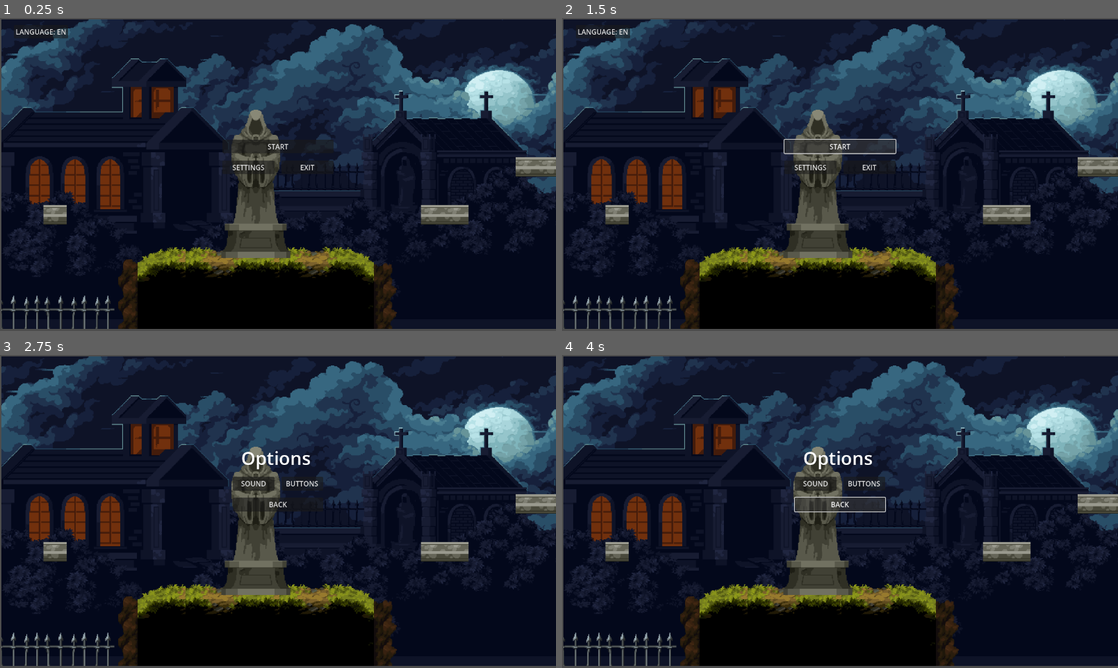
Above: before the commit, frames 1-4 (two rows, left to right).
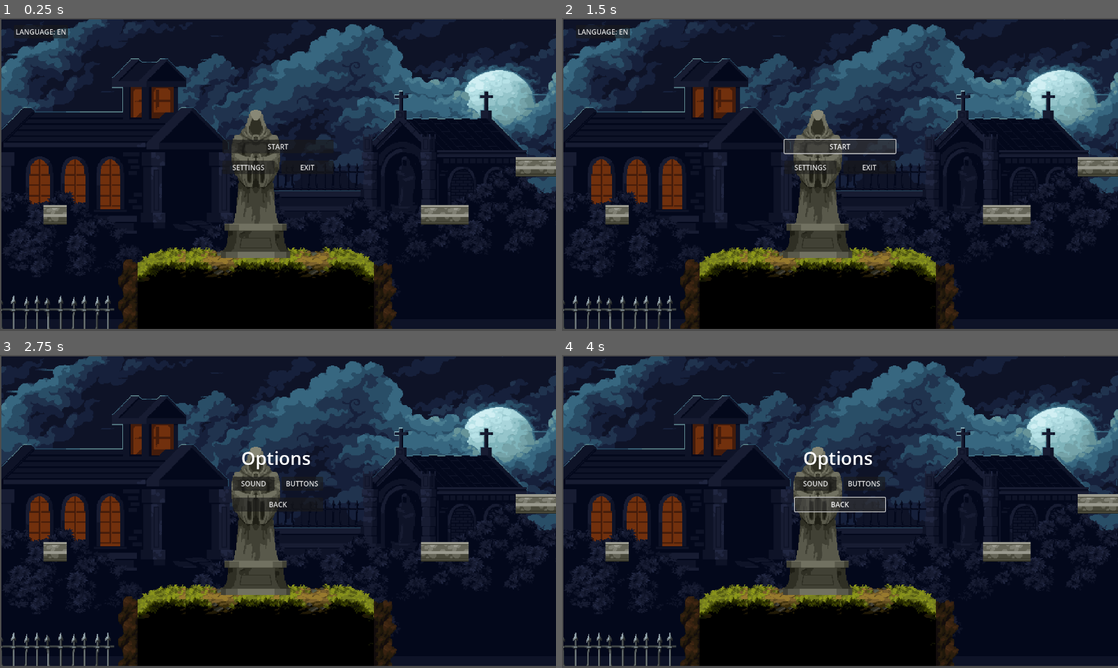
Above: after the commit, the same moments.

Repository: Raphaeldk4/IntoDarkness
Game: Godot game, scene res://scenes/main_menu.tscn
Two runs of this game, one before a commit and one after it. Both use one fixed random seed, a clock stepped at 60 frames per second and the inputs below.
Inputs:
- Up to frame 1 (0.25 s): no input
- Up to frame 2 (1.5 s): click "START" at 0.5 s; click "START" at 1.25 s
- Up to frame 3 (2.75 s): click "SETTINGS" at 2 s
- Up to frame 4 (4 s): click "BUTTONS" at 2.75 s; click "BACK" at 3.5 s

The runs differ from the first frame. In frame 1, 0.3% of the frame differs, in the area x 0-100%, y 0-100%; in frame 2, 0.3%; in frame 3, 0.3%; in frame 4, 0.3%.

Commit message:
Commit level design

Diff:
--- /dev/null
+++ b/Scripts/character.gd
@@ -0,0 +1,28 @@
+extends CharacterBody2D
+
+
+const SPEED = 200.0
+const JUMP_VELOCITY = -300.0
+
+# Get the gravity from the project settings to be synced with RigidBody nodes.
+var gravity = ProjectSettings.get_setting("physics/2d/default_gravity")
+
+
+func _physics_process(delta):
+	# Add the gravity.
+	if not is_on_floor():
+		velocity.y += gravity * delta
+
+	# Handle jump.
+	if Input.is_action_just_pressed("ui_accept") and is_on_floor():
+		velocity.y = JUMP_VELOCITY
+
+	# Get the input direction and handle the movement/deceleration.
+	# As good practice, you should replace UI actions with custom gameplay actions.
+	var direction = Input.get_axis("ui_left", "ui_right")
+	if direction:
+		velocity.x = direction * SPEED
+	else:
+		velocity.x = move_toward(velocity.x, 0, SPEED)
+
+	move_and_slide()
--- a/project.godot
+++ b/project.godot
@@ -25,3 +25,7 @@
 [internationalization]
 
 locale/translations=PackedStringArray("res://translate.en.translation", "res://translate.fr.translation")
+
+[rendering]
+
+textures/canvas_textures/default_texture_filter=0
--- /dev/null
+++ b/scenes/character.tscn
@@ -0,0 +1,58 @@
+[gd_scene load_steps=9 format=3 uid="uid://c3jedtts5u0cu"]
+
+[ext_resource type="Script" path="res://Scripts/character.gd" id="1_afxil"]
+[ext_resource type="Texture2D" uid="uid://7y16a72eqiyr" path="res://sprites/spriteSheet/knight.png" id="1_dirc2"]
+
+[sub_resource type="AtlasTexture" id="AtlasTexture_4q48q"]
+atlas = ExtResource("1_dirc2")
+region = Rect2(0, 0, 32, 32)
+
+[sub_resource type="AtlasTexture" id="AtlasTexture_sa33q"]
+atlas = ExtResource("1_dirc2")
+region = Rect2(32, 0, 32, 32)
+
+[sub_resource type="AtlasTexture" id="AtlasTexture_8gdi2"]
+atlas = ExtResource("1_dirc2")
+region = Rect2(64, 0, 32, 32)
+
+[sub_resource type="AtlasTexture" id="AtlasTexture_seqvl"]
+atlas = ExtResource("1_dirc2")
+region = Rect2(96, 0, 32, 32)
+
+[sub_resource type="SpriteFrames" id="SpriteFrames_4c3m5"]
+animations = [{
+"frames": [{
+"duration": 1.0,
+"texture": SubResource("AtlasTexture_4q48q")
+}, {
+"duration": 1.0,
+"texture": SubResource("AtlasTexture_sa33q")
+}, {
+"duration": 1.0,
+"texture": SubResource("AtlasTexture_8gdi2")
+}, {
+"duration": 1.0,
+"texture": SubResource("AtlasTexture_seqvl")
+}],
+"loop": true,
+"name": &"default",
+"speed": 8.0
+}]
+
+[sub_resource type="CapsuleShape2D" id="CapsuleShape2D_k3be2"]
+radius = 3.5
+height = 12.0
+
+[node name="CharacterBody2D" type="CharacterBody2D"]
+scale = Vector2(4, 4)
+script = ExtResource("1_afxil")
+
+[node name="AnimatedSprite2D" type="AnimatedSprite2D" parent="."]
+position = Vector2(0, -12)
+sprite_frames = SubResource("SpriteFrames_4c3m5")
+frame = 3
+frame_progress = 0.23778
+
+[node name="CollisionShape2D" type="CollisionShape2D" parent="."]
+position = Vector2(0, -6)
+shape = SubResource("CapsuleShape2D_k3be2")
--- /dev/null
+++ b/scenes/game.tscn
@@ -0,0 +1,384 @@
+[gd_scene load_steps=5 format=3 uid="uid://c5amppt33ypss"]
+
+[ext_resource type="PackedScene" uid="uid://c3jedtts5u0cu" path="res://scenes/character.tscn" id="1_ecv1y"]
+[ext_resource type="Texture2D" uid="uid://cc8kmeke3favg" path="res://sprites/Tileset/Tiles.png" id="2_qivbg"]
+
+[sub_resource type="TileSetAtlasSource" id="TileSetAtlasSource_h2k85"]
+texture = ExtResource("2_qivbg")
+texture_region_size = Vector2i(32, 32)
+1:0/0 = 0
+1:0/0/physics_layer_0/linear_velocity = Vector2(0, 0)
+1:0/0/physics_layer_0/angular_velocity = 0.0
+2:0/0 = 0
+2:0/0/physics_layer_0/linear_velocity = Vector2(0, 0)
+2:0/0/physics_layer_0/angular_velocity = 0.0
+3:0/0 = 0
+3:0/0/physics_layer_0/linear_velocity = Vector2(0, 0)
+3:0/0/physics_layer_0/angular_velocity = 0.0
+3:1/0 = 0
+3:1/0/physics_layer_0/linear_velocity = Vector2(0, 0)
+3:1/0/physics_layer_0/angular_velocity = 0.0
+3:1/0/physics_layer_0/polygon_0/points = PackedVector2Array(-16, -16, 16, -16, 16, 16, -16, 16)
+3:2/0 = 0
+3:2/0/physics_layer_0/linear_velocity = Vector2(0, 0)
+3:2/0/physics_layer_0/angular_velocity = 0.0
+2:2/0 = 0
+2:2/0/physics_layer_0/linear_velocity = Vector2(0, 0)
+2:2/0/physics_layer_0/angular_velocity = 0.0
+2:1/0 = 0
+2:1/0/physics_layer_0/linear_velocity = Vector2(0, 0)
+2:1/0/physics_layer_0/angular_velocity = 0.0
+2:1/0/physics_layer_0/polygon_0/points = PackedVector2Array(-16, -16, 16, -16, 16, 16, -16, 16)
+1:1/0 = 0
+1:1/0/physics_layer_0/linear_velocity = Vector2(0, 0)
+1:1/0/physics_layer_0/angular_velocity = 0.0
+1:1/0/physics_layer_0/polygon_0/points = PackedVector2Array(-16, -16, 16, -16, 16, 16, -16, 16)
+1:2/0 = 0
+1:2/0/physics_layer_0/linear_velocity = Vector2(0, 0)
+1:2/0/physics_layer_0/angular_velocity = 0.0
+1:3/0 = 0
+1:3/0/physics_layer_0/linear_velocity = Vector2(0, 0)
+1:3/0/physics_layer_0/angular_velocity = 0.0
+1:3/0/physics_layer_0/polygon_0/points = PackedVector2Array(-16, -16, 16, -16, 16, 16, -16, 16)
+0:3/0 = 0
+0:3/0/physics_layer_0/linear_velocity = Vector2(0, 0)
+0:3/0/physics_layer_0/angular_velocity = 0.0
+0:3/0/physics_layer_0/polygon_0/points = PackedVector2Array(-16, -16, 16, -16, 16, 16, -16, 16)
+0:2/0 = 0
+0:2/0/physics_layer_0/linear_velocity = Vector2(0, 0)
+0:2/0/physics_layer_0/angular_velocity = 0.0
+4:2/0 = 0
+4:2/0/physics_layer_0/linear_velocity = Vector2(0, 0)
+4:2/0/physics_layer_0/angular_velocity = 0.0
+4:3/0 = 0
+4:3/0/physics_layer_0/linear_velocity = Vector2(0, 0)
+4:3/0/physics_layer_0/angular_velocity = 0.0
+4:3/0/physics_layer_0/polygon_0/points = PackedVector2Array(-16, -16, 16, -16, 16, 16, -16, 16)
+3:3/0 = 0
+3:3/0/physics_layer_0/linear_velocity = Vector2(0, 0)
+3:3/0/physics_layer_0/angular_velocity = 0.0
+3:3/0/physics_layer_0/polygon_0/points = PackedVector2Array(-16, -16, 16, -16, 16, 16, -16, 16)
+2:3/0 = 0
+2:3/0/physics_layer_0/linear_velocity = Vector2(0, 0)
+2:3/0/physics_layer_0/angular_velocity = 0.0
+0:4/0 = 0
+0:4/0/physics_layer_0/linear_velocity = Vector2(0, 0)
+0:4/0/physics_layer_0/angular_velocity = 0.0
+1:4/0 = 0
+1:4/0/physics_layer_0/linear_velocity = Vector2(0, 0)
+1:4/0/physics_layer_0/angular_velocity = 0.0
+2:4/0 = 0
+2:4/0/physics_layer_0/linear_velocity = Vector2(0, 0)
+2:4/0/physics_layer_0/angular_velocity = 0.0
+3:4/0 = 0
+3:4/0/physics_layer_0/linear_velocity = Vector2(0, 0)
+3:4/0/physics_layer_0/angular_velocity = 0.0
+4:4/0 = 0
+4:4/0/physics_layer_0/linear_velocity = Vector2(0, 0)
+4:4/0/physics_layer_0/angular_velocity = 0.0
+4:5/0 = 0
+4:5/0/physics_layer_0/linear_velocity = Vector2(0, 0)
+4:5/0/physics_layer_0/angular_velocity = 0.0
+3:5/0 = 0
+3:5/0/physics_layer_0/linear_velocity = Vector2(0, 0)
+3:5/0/physics_layer_0/angular_velocity = 0.0
+2:5/0 = 0
+2:5/0/physics_layer_0/linear_velocity = Vector2(0, 0)
+2:5/0/physics_layer_0/angular_velocity = 0.0
+1:5/0 = 0
+1:5/0/physics_layer_0/linear_velocity = Vector2(0, 0)
+1:5/0/physics_layer_0/angular_velocity = 0.0
+0:5/0 = 0
+0:5/0/physics_layer_0/linear_velocity = Vector2(0, 0)
+0:5/0/physics_layer_0/angular_velocity = 0.0
+1:6/0 = 0
+1:6/0/physics_layer_0/linear_velocity = Vector2(0, 0)
+1:6/0/physics_layer_0/angular_velocity = 0.0
+2:6/0 = 0
+2:6/0/physics_layer_0/linear_velocity = Vector2(0, 0)
+2:6/0/physics_layer_0/angular_velocity = 0.0
+3:6/0 = 0
+3:6/0/physics_layer_0/linear_velocity = Vector2(0, 0)
+3:6/0/physics_layer_0/angular_velocity = 0.0
+5:5/0 = 0
+5:5/0/physics_layer_0/linear_velocity = Vector2(0, 0)
+5:5/0/physics_layer_0/angular_velocity = 0.0
+5:5/0/physics_layer_0/polygon_0/points = PackedVector2Array(16, 4.25, 16, 16, -3.375, 16, 9.875, 8)
+5:6/0 = 0
+5:6/0/physics_layer_0/linear_velocity = Vector2(0, 0)
+5:6/0/physics_layer_0/angular_velocity = 0.0
+5:6/0/physics_layer_0/polygon_0/points = PackedVector2Array(-16, -16, 16, -16, 16, 16, -16, 16)
+6:6/0 = 0
+6:6/0/physics_layer_0/linear_velocity = Vector2(0, 0)
+6:6/0/physics_layer_0/angular_velocity = 0.0
+7:6/0 = 0
+7:6/0/physics_layer_0/linear_velocity = Vector2(0, 0)
+7:6/0/physics_layer_0/angular_velocity = 0.0
+8:6/0 = 0
+8:6/0/physics_layer_0/linear_velocity = Vector2(0, 0)
+8:6/0/physics_layer_0/angular_velocity = 0.0
+9:6/0 = 0
+9:6/0/physics_layer_0/linear_velocity = Vector2(0, 0)
+9:6/0/physics_layer_0/angular_velocity = 0.0
+9:6/0/physics_layer_0/polygon_0/points = PackedVector2Array(16, -11.875, -16, 16, -16, -16, -5.5, -16, 8.625, -12.875)
+9:5/0 = 0
+9:5/0/physics_layer_0/linear_velocity = Vector2(0, 0)
+9:5/0/physics_layer_0/angular_velocity = 0.0
+9:5/0/physics_layer_0/polygon_0/points = PackedVector2Array(3.62227, 16, -16, 16, -16, 6.4571, -12.1267, 8.97694)
+8:5/0 = 0
+8:5/0/physics_layer_0/linear_velocity = Vector2(0, 0)
+8:5/0/physics_layer_0/angular_velocity = 0.0
+8:5/0/physics_layer_0/polygon_0/points = PackedVector2Array(16, 6.875, -16, 16, -16, -16, 1.125, -3.125)
+7:5/0 = 0
+7:5/0/physics_layer_0/linear_velocity = Vector2(0, 0)
+7:5/0/physics_layer_0/angular_velocity = 0.0
+7:5/0/physics_layer_0/polygon_0/points = PackedVector2Array(16, 16, -16, 16, -16, -16, 16, -16)
+6:5/0 = 0
+6:5/0/physics_layer_0/linear_velocity = Vector2(0, 0)
+6:5/0/physics_layer_0/angular_velocity = 0.0
+6:5/0/physics_layer_0/polygon_0/points = PackedVector2Array(16, -16, 16, 16, -16, 3.75, -0.625, -5.25)
+6:4/0 = 0
+6:4/0/physics_layer_0/linear_velocity = Vector2(0, 0)
+6:4/0/physics_layer_0/angular_velocity = 0.0
+7:4/0 = 0
+7:4/0/physics_layer_0/linear_velocity = Vector2(0, 0)
+7:4/0/physics_layer_0/angular_velocity = 0.0
+8:4/0 = 0
+8:4/0/physics_layer_0/linear_velocity = Vector2(0, 0)
+8:4/0/physics_layer_0/angular_velocity = 0.0
+4:0/0 = 0
+4:0/0/physics_layer_0/linear_velocity = Vector2(0, 0)
+4:0/0/physics_layer_0/angular_velocity = 0.0
+4:1/0 = 0
+4:1/0/physics_layer_0/linear_velocity = Vector2(0, 0)
+4:1/0/physics_layer_0/angular_velocity = 0.0
+4:1/0/physics_layer_0/polygon_0/points = PackedVector2Array(-16, -16, 16, -16, 16, 16, -16, 16)
+5:1/0 = 0
+5:1/0/physics_layer_0/linear_velocity = Vector2(0, 0)
+5:1/0/physics_layer_0/angular_velocity = 0.0
+5:1/0/physics_layer_0/polygon_0/points = PackedVector2Array(-16, -16, 16, -16, 16, 16, -16, 16)
+5:0/0 = 0
+5:0/0/physics_layer_0/linear_velocity = Vector2(0, 0)
+5:0/0/physics_layer_0/angular_velocity = 0.0
+6:0/0 = 0
+6:0/0/physics_layer_0/linear_velocity = Vector2(0, 0)
+6:0/0/physics_layer_0/angular_velocity = 0.0
+6:1/0 = 0
+6:1/0/physics_layer_0/linear_velocity = Vector2(0, 0)
+6:1/0/physics_layer_0/angular_velocity = 0.0
+6:1/0/physics_layer_0/polygon_0/points = PackedVector2Array(-16, -16, 16, -16, 16, 16, -16, 16)
+5:2/0 = 0
+5:2/0/physics_layer_0/linear_velocity = Vector2(0, 0)
+5:2/0/physics_layer_0/angular_velocity = 0.0
+5:3/0 = 0
+5:3/0/physics_layer_0/linear_velocity = Vector2(0, 0)
+5:3/0/physics_layer_0/angular_velocity = 0.0
+5:3/0/physics_layer_0/polygon_0/points = PackedVector2Array(-16, -16, 16, -16, 16, 16, -16, 16)
+6:3/0 = 0
+6:3/0/physics_layer_0/linear_velocity = Vector2(0, 0)
+6:3/0/physics_layer_0/angular_velocity = 0.0
+6:3/0/physics_layer_0/polygon_0/points = PackedVector2Array(-16, -16, 16, -16, 16, 16, -16, 16)
+6:2/0 = 0
+6:2/0/physics_layer_0/linear_velocity = Vector2(0, 0)
+6:2/0/physics_layer_0/angular_velocity = 0.0
+7:2/0 = 0
+7:2/0/physics_layer_0/linear_velocity = Vector2(0, 0)
+7:2/0/physics_layer_0/angular_velocity = 0.0
+7:3/0 = 0
+7:3/0/physics_layer_0/linear_velocity = Vector2(0, 0)
+7:3/0/physics_layer_0/angular_velocity = 0.0
+7:3/0/physics_layer_0/polygon_0/points = PackedVector2Array(-16, -16, 16, -16, 16, 16, -16, 16)
+8:3/0 = 0
+8:3/0/physics_layer_0/linear_velocity = Vector2(0, 0)
+8:3/0/physics_layer_0/angular_velocity = 0.0
+8:3/0/physics_layer_0/polygon_0/points = PackedVector2Array(-16, -16, 16, -16, 16, 16, -16, 16)
+9:3/0 = 0
+9:3/0/physics_layer_0/linear_velocity = Vector2(0, 0)
+9:3/0/physics_layer_0/angular_velocity = 0.0
+9:3/0/physics_layer_0/polygon_0/points = PackedVector2Array(-16, -16, 16, -16, 16, 16, -16, 16)
+9:2/0 = 0
+9:2/0/physics_layer_0/linear_velocity = Vector2(0, 0)
+9:2/0/physics_layer_0/angular_velocity = 0.0
+8:2/0 = 0
+8:2/0/physics_layer_0/linear_velocity = Vector2(0, 0)
+8:2/0/physics_layer_0/angular_velocity = 0.0
+8:1/0 = 0
+8:1/0/physics_layer_0/linear_velocity = Vector2(0, 0)
+8:1/0/physics_layer_0/angular_velocity = 0.0
+7:1/0 = 0
+7:1/0/physics_layer_0/linear_velocity = Vector2(0, 0)
+7:1/0/physics_layer_0/angular_velocity = 0.0
+7:7/0 = 0
+7:7/0/physics_layer_0/linear_velocity = Vector2(0, 0)
+7:7/0/physics_layer_0/angular_velocity = 0.0
+7:7/0/physics_layer_0/polygon_0/points = PackedVector2Array(-16, -16, 16, -16, 16, 16, -16, 16)
+8:7/0 = 0
+8:7/0/physics_layer_0/linear_velocity = Vector2(0, 0)
+8:7/0/physics_layer_0/angular_velocity = 0.0
+8:7/0/physics_layer_0/polygon_0/points = PackedVector2Array(-16, -16, 16, -16, 16, 16, -16, 16)
+9:7/0 = 0
+9:7/0/physics_layer_0/linear_velocity = Vector2(0, 0)
+9:7/0/physics_layer_0/angular_velocity = 0.0
+9:7/0/physics_layer_0/polygon_0/points = PackedVector2Array(-16, -16, 16, -16, 16, 16, -16, 16)
+9:8/0 = 0
+9:8/0/physics_layer_0/linear_velocity = Vector2(0, 0)
+9:8/0/physics_layer_0/angular_velocity = 0.0
+9:8/0/physics_layer_0/polygon_0/points = PackedVector2Array(-16, -16, 16, -16, 16, 16, -16, 16)
+10:8/0 = 0
+10:8/0/physics_layer_0/linear_velocity = Vector2(0, 0)
+10:8/0/physics_layer_0/angular_velocity = 0.0
+10:8/0/physics_layer_0/polygon_0/points = PackedVector2Array(-16, -16, 16, -16, 16, 16, -16, 16)
+10:9/0 = 0
+10:9/0/physics_layer_0/linear_velocity = Vector2(0, 0)
+10:9/0/physics_layer_0/angular_velocity = 0.0
+10:10/0 = 0
+10:10/0/physics_layer_0/linear_velocity = Vector2(0, 0)
+10:10/0/physics_layer_0/angular_velocity = 0.0
+9:10/0 = 0
+9:10/0/physics_layer_0/linear_velocity = Vector2(0, 0)
+9:10/0/physics_layer_0/angular_velocity = 0.0
+9:11/0 = 0
+9:11/0/physics_layer_0/linear_velocity = Vector2(0, 0)
+9:11/0/physics_layer_0/angular_velocity = 0.0
+8:11/0 = 0
+8:11/0/physics_layer_0/linear_velocity = Vector2(0, 0)
+8:11/0/physics_layer_0/angular_velocity = 0.0
+7:11/0 = 0
+7:11/0/physics_layer_0/linear_velocity = Vector2(0, 0)
+7:11/0/physics_layer_0/angular_velocity = 0.0
+7:10/0 = 0
+7:10/0/physics_layer_0/linear_velocity = Vector2(0, 0)
+7:10/0/physics_layer_0/angular_velocity = 0.0
+6:10/0 = 0
+6:10/0/physics_layer_0/linear_velocity = Vector2(0, 0)
+6:10/0/physics_layer_0/angular_velocity = 0.0
+6:9/0 = 0
+6:9/0/physics_layer_0/linear_velocity = Vector2(0, 0)
+6:9/0/physics_layer_0/angular_velocity = 0.0
+6:8/0 = 0
+6:8/0/physics_layer_0/linear_velocity = Vector2(0, 0)
+6:8/0/physics_layer_0/angular_velocity = 0.0
+6:8/0/physics_layer_0/polygon_0/points = PackedVector2Array(-16, -16, 16, -16, 16, 16, -16, 16)
+7:8/0 = 0
+7:8/0/physics_layer_0/linear_velocity = Vector2(0, 0)
+7:8/0/physics_layer_0/angular_velocity = 0.0
+7:8/0/physics_layer_0/polygon_0/points = PackedVector2Array(-16, -16, 16, -16, 16, 16, -16, 16)
+8:8/0 = 0
+8:8/0/physics_layer_0/linear_velocity = Vector2(0, 0)
+8:8/0/physics_layer_0/angular_velocity = 0.0
+8:9/0 = 0
+8:9/0/physics_layer_0/linear_velocity = Vector2(0, 0)
+8:9/0/physics_layer_0/angular_velocity = 0.0
+7:9/0 = 0
+7:9/0/physics_layer_0/linear_velocity = Vector2(0, 0)
+7:9/0/physics_layer_0/angular_velocity = 0.0
+8:10/0 = 0
+8:10/0/physics_layer_0/linear_velocity = Vector2(0, 0)
+8:10/0/physics_layer_0/angular_velocity = 0.0
+9:9/0 = 0
+9:9/0/physics_layer_0/linear_velocity = Vector2(0, 0)
+9:9/0/physics_layer_0/angular_velocity = 0.0
+5:7/0 = 0
+5:7/0/physics_layer_0/linear_velocity = Vector2(0, 0)
+5:7/0/physics_layer_0/angular_velocity = 0.0
+5:8/0 = 0
+5:8/0/physics_layer_0/linear_velocity = Vector2(0, 0)
+5:8/0/physics_layer_0/angular_velocity = 0.0
+4:8/0 = 0
+4:8/0/physics_layer_0/linear_velocity = Vector2(0, 0)
+4:8/0/physics_layer_0/angular_velocity = 0.0
+4:7/0 = 0
+4:7/0/physics_layer_0/linear_velocity = Vector2(0, 0)
+4:7/0/physics_layer_0/angular_velocity = 0.0
+3:7/0 = 0
+3:7/0/physics_layer_0/linear_velocity = Vector2(0, 0)
+3:7/0/physics_layer_0/angular_velocity = 0.0
+3:8/0 = 0
+3:8/0/physics_layer_0/linear_velocity = Vector2(0, 0)
+3:8/0/physics_layer_0/angular_velocity = 0.0
+2:7/0 = 0
+2:7/0/physics_layer_0/linear_velocity = Vector2(0, 0)
+2:7/0/physics_layer_0/angular_velocity = 0.0
+2:8/0 = 0
+2:8/0/physics_layer_0/linear_velocity = Vector2(0, 0)
+2:8/0/physics_layer_0/angular_velocity = 0.0
+1:8/0 = 0
+1:8/0/physics_layer_0/linear_velocity = Vector2(0, 0)
+1:8/0/physics_layer_0/angular_velocity = 0.0
+0:8/0 = 0
+0:8/0/physics_layer_0/linear_velocity = Vector2(0, 0)
+0:8/0/physics_layer_0/angular_velocity = 0.0
+0:7/0 = 0
+0:7/0/physics_layer_0/linear_velocity = Vector2(0, 0)
+0:7/0/physics_layer_0/angular_velocity = 0.0
+1:7/0 = 0
+1:7/0/physics_layer_0/linear_velocity = Vector2(0, 0)
+1:7/0/physics_layer_0/angular_velocity = 0.0
+0:9/0 = 0
+0:9/0/physics_layer_0/linear_velocity = Vector2(0, 0)
+0:9/0/physics_layer_0/angular_velocity = 0.0
+0:10/0 = 0
+0:10/0/physics_layer_0/linear_velocity = Vector2(0, 0)
+0:10/0/physics_layer_0/angular_velocity = 0.0
+0:10/0/physics_layer_0/polygon_0/points = PackedVector2Array(-16, -16, 16, -16, 16, 16, -16, 16)
+1:10/0 = 0
+1:10/0/physics_layer_0/linear_velocity = Vector2(0, 0)
+1:10/0/physics_layer_0/angular_velocity = 0.0
+1:10/0/physics_layer_0/polygon_0/points = PackedVector2Array(-16, -16, 16, -16, 16, 16, -16, 16)
+1:11/0 = 0
+1:11/0/physics_layer_0/linear_velocity = Vector2(0, 0)
+1:11/0/physics_layer_0/angular_velocity = 0.0
+1:9/0 = 0
+1:9/0/physics_layer_0/linear_velocity = Vector2(0, 0)
+1:9/0/physics_layer_0/angular_velocity = 0.0
+0:11/0 = 0
+0:11/0/physics_layer_0/linear_velocity = Vector2(0, 0)
+0:11/0/physics_layer_0/angular_velocity = 0.0
+2:10/0 = 0
+2:10/0/physics_layer_0/linear_velocity = Vector2(0, 0)
+2:10/0/physics_layer_0/angular_velocity = 0.0
+2:10/0/physics_layer_0/polygon_0/points = PackedVector2Array(16, 16, -16, 16, -16, 2.67733, 16, -12.5992)
+3:10/0 = 0
+3:10/0/physics_layer_0/linear_velocity = Vector2(0, 0)
+3:10/0/physics_layer_0/angular_velocity = 0.0
+3:10/0/physics_layer_0/polygon_0/points = PackedVector2Array(16, 16, -16, 16, -16, -12.7567, 16, -12.5992)
+4:10/0 = 0
+4:10/0/physics_layer_0/linear_velocity = Vector2(0, 0)
+4:10/0/physics_layer_0/angular_velocity = 0.0
+4:10/0/physics_layer_0/polygon_0/points = PackedVector2Array(16, 16, -16, 16, -16, -12.7567, 16, 2.99231)
+5:10/0 = 0
+5:10/0/physics_layer_0/linear_velocity = Vector2(0, 0)
+5:10/0/physics_layer_0/angular_velocity = 0.0
+5:9/0 = 0
+5:9/0/physics_layer_0/linear_velocity = Vector2(0, 0)
+5:9/0/physics_layer_0/angular_velocity = 0.0
+4:9/0 = 0
+4:9/0/physics_layer_0/linear_velocity = Vector2(0, 0)
+4:9/0/physics_layer_0/angular_velocity = 0.0
+3:9/0 = 0
+3:9/0/physics_layer_0/linear_velocity = Vector2(0, 0)
+3:9/0/physics_layer_0/angular_velocity = 0.0
+2:9/0 = 0
+2:9/0/physics_layer_0/linear_velocity = Vector2(0, 0)
+2:9/0/physics_layer_0/angular_velocity = 0.0
+0:0/0 = 0
+0:0/0/physics_layer_0/linear_velocity = Vector2(0, 0)
+0:0/0/physics_layer_0/angular_velocity = 0.0
+
+[sub_resource type="TileSet" id="TileSet_bce2o"]
+tile_size = Vector2i(32, 32)
+physics_layer_0/collision_layer = 1
+sources/0 = SubResource("TileSetAtlasSource_h2k85")
+
+[node name="Game" type="Node2D"]
+
+[node name="TileMap" type="TileMap" parent="."]
+position = Vector2(1, 0)
+tile_set = SubResource("TileSet_bce2o")
+format = 2
+layer_0/tile_data = PackedInt32Array(-65536, 0, 0, 0, 393216, 4, -65535, 0, 0, 1, 327680, 5, -65534, 393216, 4, 2, 393216, 5, 3, 327680, 6, 4, 393216, 6, 5, 458752, 6, 6, 458752, 6, 7, 589824, 6, 8, 524288, 5, 9, 589824, 5, -65533, 327680, 5, -131068, 393216, 4, -65532, 393216, 5, 131071, 327680, 5, 65536, 393216, 5, 65539, 393216, 6, 65538, 393216, 6, 65537, 327680, 6, 65540, 458752, 6, 65541, 458752, 6, -131067, 458752, 4, -65531, 458752, 5, -131066, 524288, 4, -65530, 524288, 5, -65529, 589824, 5, -65528, 524288, 4, 10, 524288, 4, 65546, 524288, 5, 65547, 589824, 5, 65542, 458752, 6, 65543, 524288, 6, 65544, 458752, 6, 65545, 589824, 6)
+
+[node name="Player" parent="." instance=ExtResource("1_ecv1y")]
+
+[node name="Camera2D" type="Camera2D" parent="."]
+zoom = Vector2(0.5, 0.5)
--- a/scenes/main_menu.tscn
+++ b/scenes/main_menu.tscn
@@ -1,6 +1,6 @@
 [gd_scene load_steps=7 format=3 uid="uid://bqr70780u43kw"]
 
-[ext_resource type="Script" path="res://scenes/main_menu.gd" id="1_rj6dg"]
+[ext_resource type="Script" path="res://Scripts/main_menu.gd" id="1_rj6dg"]
 [ext_resource type="PackedScene" uid="uid://by7bcu6bqms6q" path="res://scenes/mainMenuHud.tscn" id="2_5cd0r"]
 [ext_resource type="PackedScene" uid="uid://bgyrtrehlo828" path="res://scenes/settings.tscn" id="4_3m4oy"]
 [ext_resource type="Texture2D" uid="uid://skae4ybpuhdb" path="res://sprites/mainMenu/Capture_decran_2024-10-02_102921.png" id="5_dnh3l"]
@@ -42,5 +42,3 @@
 position = Vector2(645.238, 359.25)
 scale = Vector2(0.725976, 0.660018)
 texture = ExtResource("5_dnh3l")
-
-[node name="feur" type="Node2D" parent="."]
Binary file added: Scripts/Tiles.png
Not shown, added: Scripts/Tiles.png.import
Renamed: scenes/main_menu.gd -> Scripts/main_menu.gd
Binary file added: sprites/Tileset/Tiles.png
Not shown, added: sprites/Tileset/Tiles.png.import
Binary file added: sprites/mainMenu/knight.png
Not shown, added: sprites/mainMenu/knight.png.import
Binary file added: sprites/spriteSheet/knight.png
Not shown, added: sprites/spriteSheet/knight.png.import
